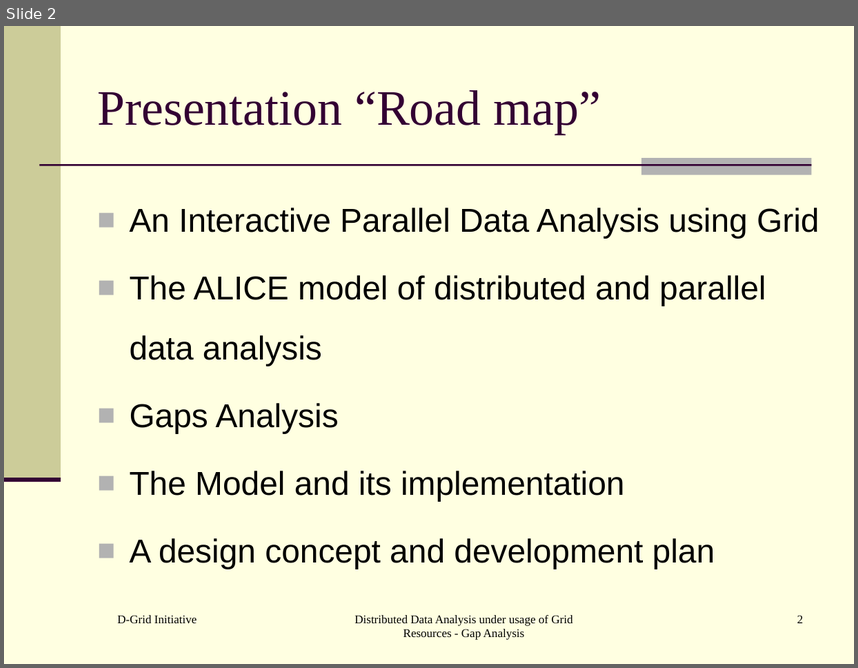
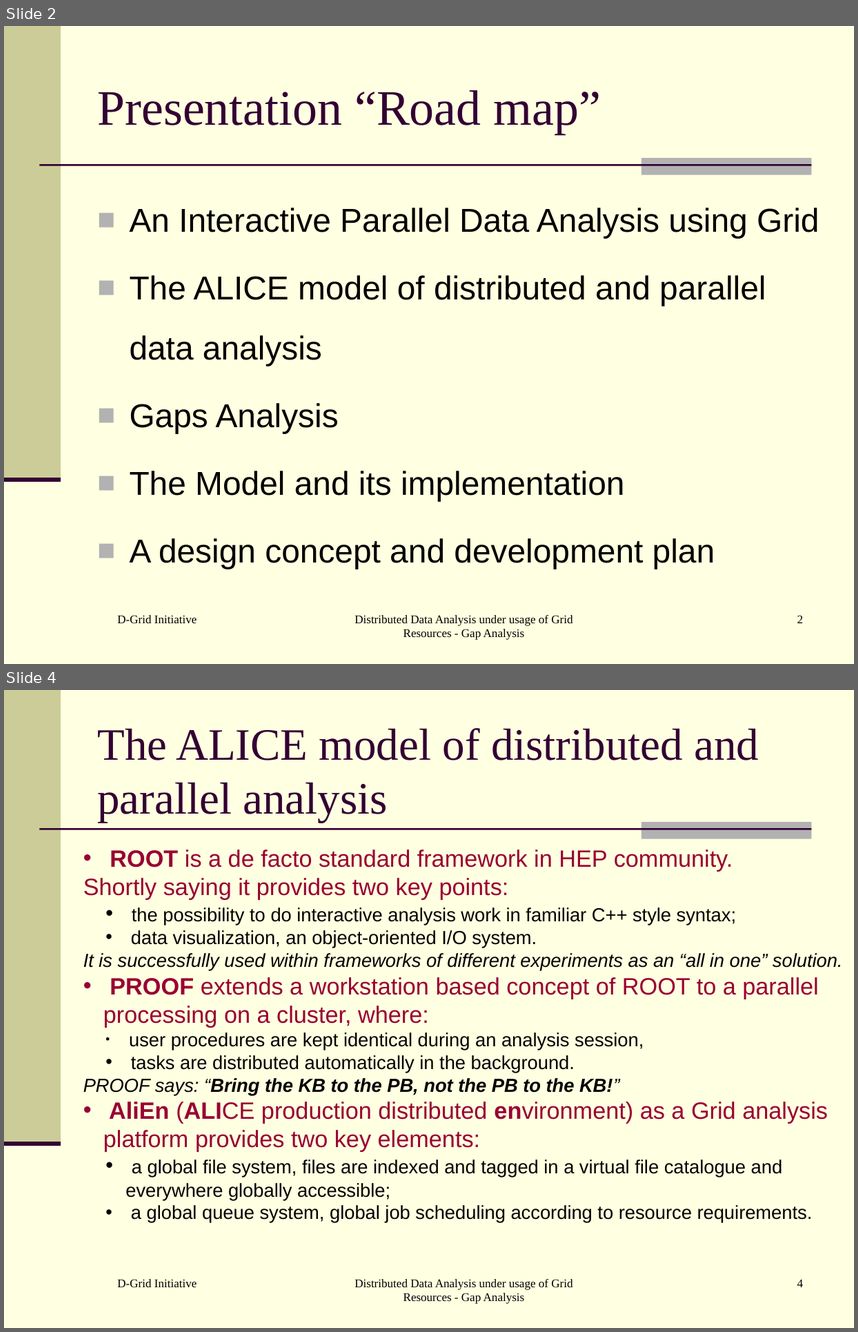
Before and after one commit to AnarManafov/PoDDocumentation, a slide deck: HEPCG-Workshops/2006-Nov/HEPCG-Workshops-2006-Nov.ppt. Shown one above the other, each under a label of ours: slide 2 before the commit, slides 2 and 4 after it; the slides between them are not shown. The pictures are 858x668 and 858x1332 pixels, drawn with LibreOffice and Linux fonts; fonts in the diff are those of the drawing. Boxes give left, top, right and bottom in pixels: in the first picture for what was removed or moved away, otherwise in the second. Text is boxed around its words. In the diff, an @@ line names an element or a change of style, - is before the commit and + after.

```diff
--- a/HEPCG-Workshops/2006-Nov/HEPCG-Workshops-2006-Nov.ppt
+++ b/HEPCG-Workshops/2006-Nov/HEPCG-Workshops-2006-Nov.ppt
@@ slide 4 added at <box>4,690,854,1328</box>, background #FFFFE1; not listed: 4 template elements that a slide beside it also shows @@
@@ title added at <box>97,728,759,822</box>, 38 pt, text #330033 @@
+The ALICE model of distributed and parallel analysis
@@ text added at <box>83,849,843,1223</box>, 16 pt, text #000000 @@
+• ROOT is a de facto standard framework in HEP community.
+Shortly saying it provides two key points:
+  • the possibility to do interactive analysis work in familiar C++ style syntax;
+  • data visualization, an object-oriented I/O system.
+It is successfully used within frameworks of different experiments as an “all in one” solution.
+• PROOF extends a workstation based concept of ROOT to a parallel processing on a cluster, where:
+  • user procedures are kept identical during an analysis session,
+  • tasks are distributed automatically in the background.
+PROOF says: “Bring the KB to the PB, not the PB to the KB!”
+• AliEn (ALICE production distributed environment) as a Grid analysis platform provides two key elements:
+  • a global file system, files are indexed and tagged in a virtual file catalogue and everywhere globally accessible;
+  • a global queue system, global job scheduling according to resource requirements.
@@ text added at <box>117,1279,197,1287</box>, 10 pt, text #000000 @@
+D-Grid Initiative
@@ text added at <box>355,1279,573,1303</box>, 10 pt, text #000000 @@
+Distributed Data Analysis under usage of Grid Resources - Gap Analysis
@@ page number added at <box>797,1279,804,1287</box>, 10 pt, text #000000 @@
+4
```
Also in this commit, not shown: 3 slides changed, 2 other slides added.
